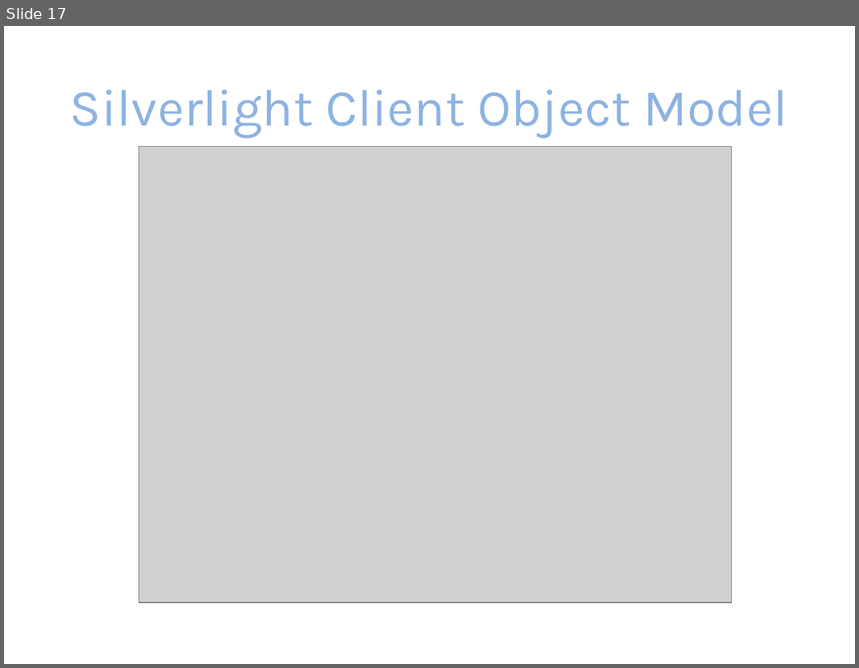
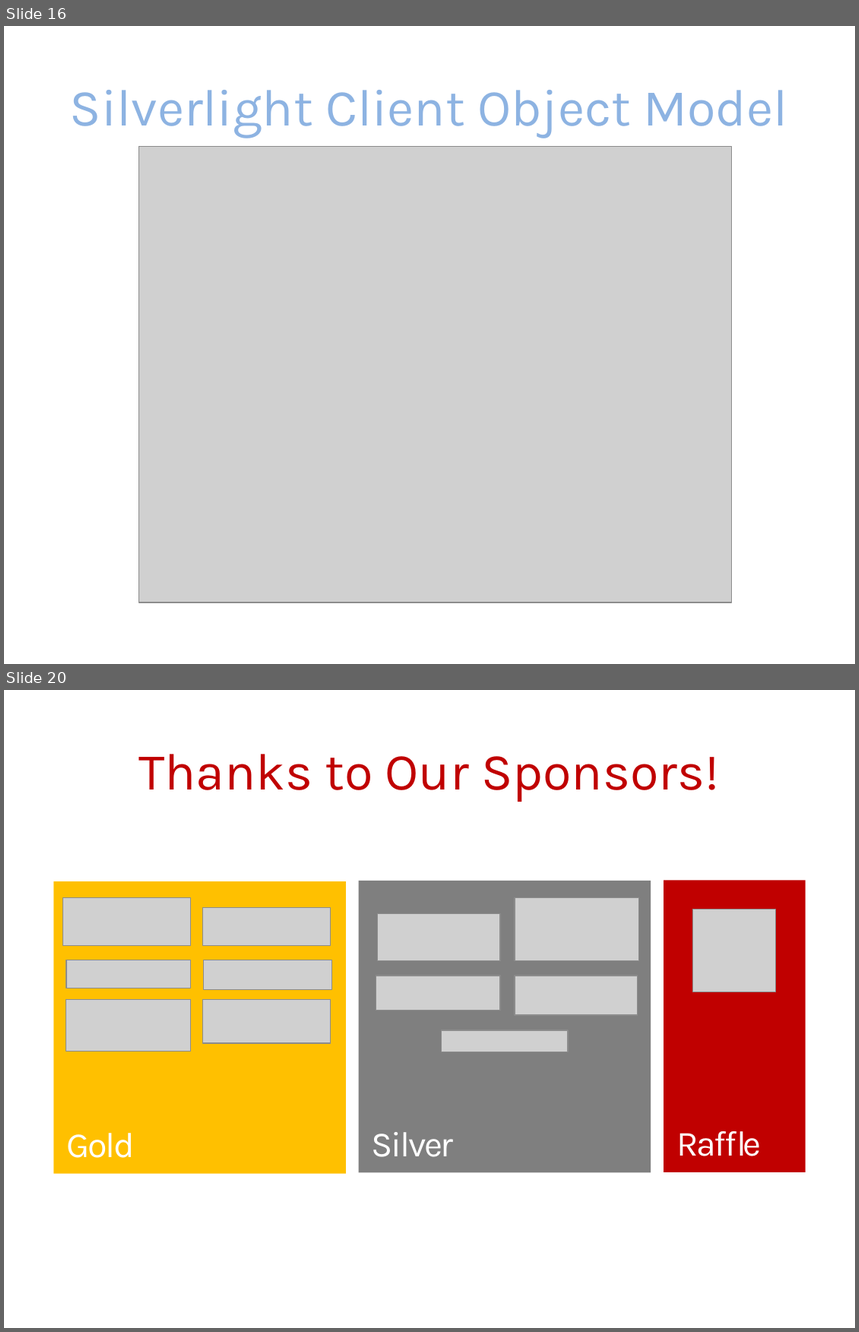
Before and after one commit to jacobladams/presentations, a slide deck: silverlight-and-sharepoint/Silverlight and SharePoint.pptx. Shown one above the other, each under a label of ours: slide 17 before the commit, slides 16 and 20 after it; the slides between them are not shown. The pictures are 859x668 and 859x1332 pixels, drawn with LibreOffice and Linux fonts; fonts in the diff are those of the drawing; grey boxes stand for pictures. Boxes give left, top, right and bottom in pixels: in the first picture for what was removed or moved away, otherwise in the second. Text is boxed around its words. In the diff, an @@ line names an element or a change of style, - is before the commit and + after.

Commit message:
Update links on presentation and added housekeeping and sponsor slides

```diff
--- a/silverlight-and-sharepoint/Silverlight and SharePoint.pptx
+++ b/silverlight-and-sharepoint/Silverlight and SharePoint.pptx
@@ slide 20 added at (4, 690, 855, 1328), background #FFFFFF @@
@@ title added at (139, 754, 719, 802), 44 pt, text #C00000 @@
+Thanks to Our Sponsors!
@@ group added at (53, 880, 806, 1173): 12 pictures, 3 rectangles @@
+Gold
+Silver
+Raffle
@@ what was slide 17 is now slide 16 @@
```
Also in this commit, not shown: 5 slides changed, 1 other slide added, 1 slide removed.
